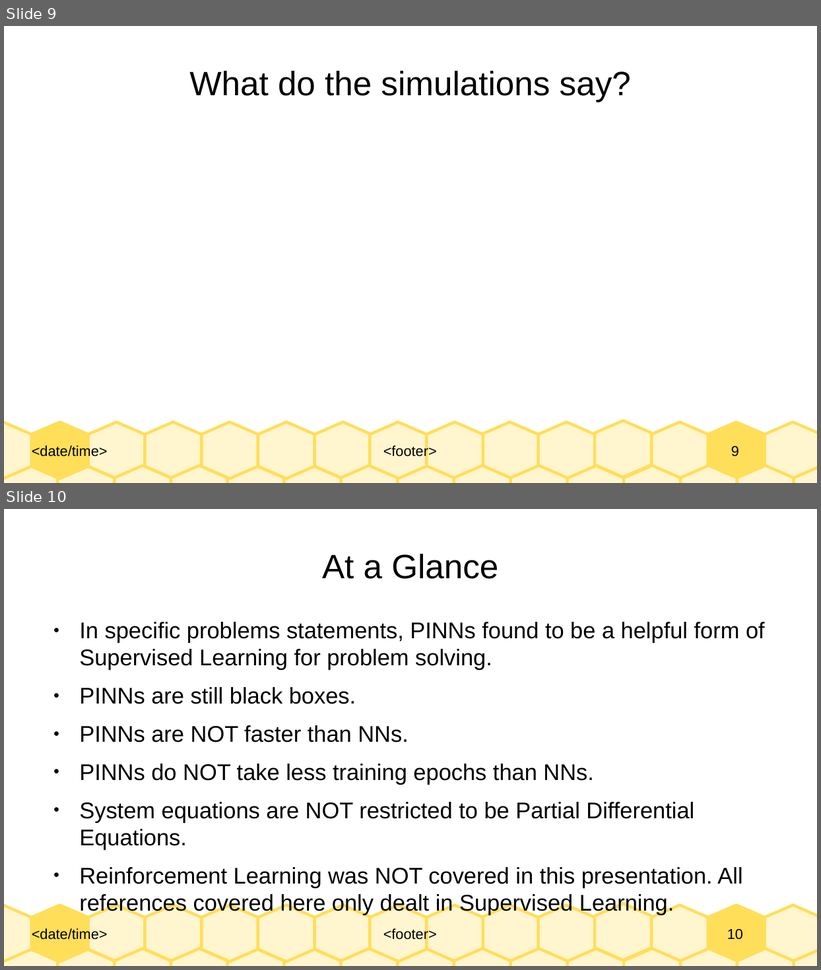
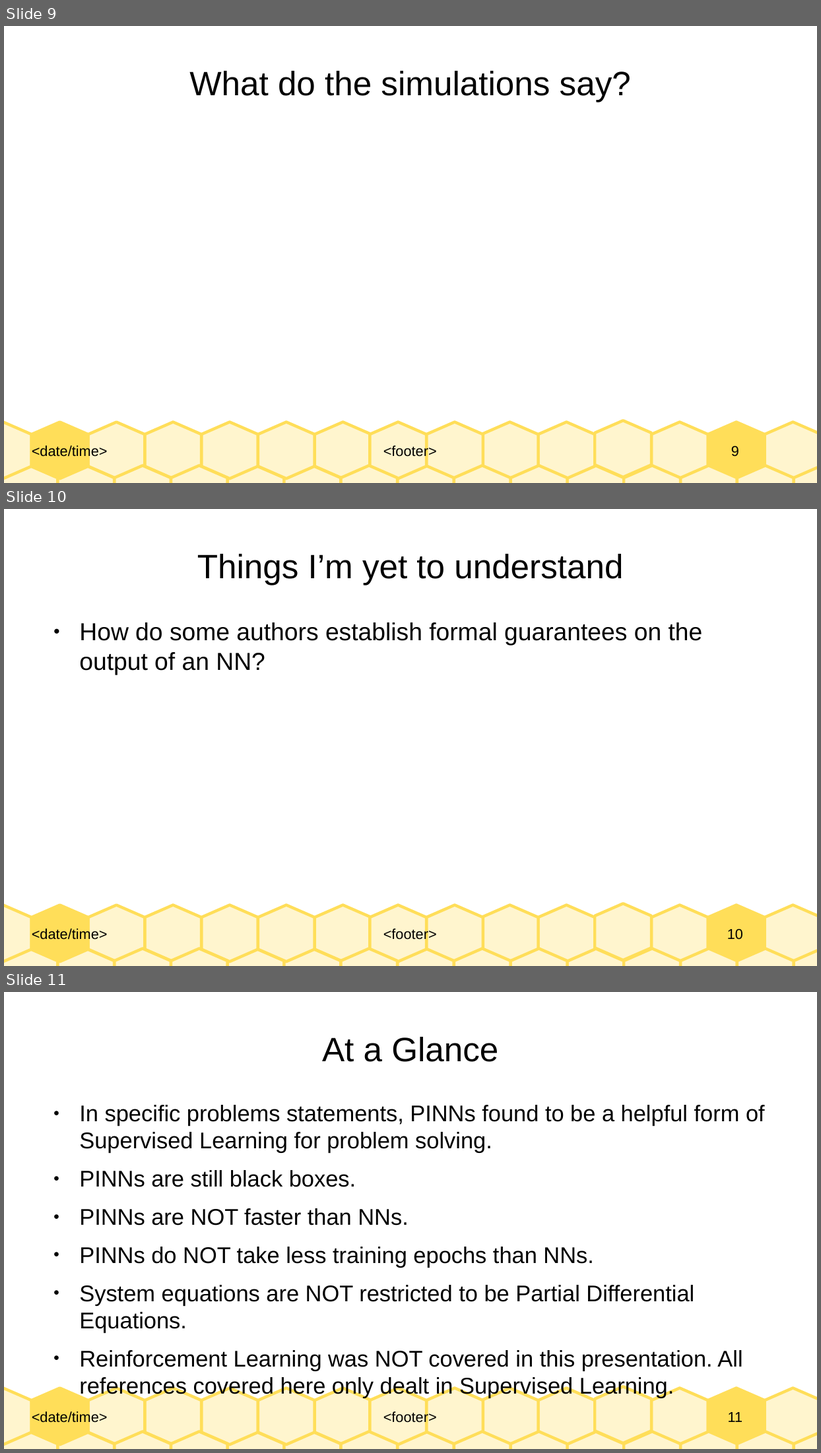
Before and after one commit to Realife-Brahmin/OriginalDocsHub, a slide deck: research_showcase/physicsInformedNeuralNetworks_aryan_ritwajeet_jha.odp. Shown one above the other, each under a label of ours: slides 9 and 10 before the commit, slides 9, 10 and 11 after it. The pictures are 821x970 and 821x1453 pixels, drawn with LibreOffice and Linux fonts; fonts in the diff are those of the drawing. Boxes give left, top, right and bottom in pixels: in the first picture for what was removed or moved away, otherwise in the second. Text is boxed around its words. In the diff, an @@ line names an element or a change of style, - is before the commit and + after.

```diff
--- a/research_showcase/physicsInformedNeuralNetworks_aryan_ritwajeet_jha.odp
+++ b/research_showcase/physicsInformedNeuralNetworks_aryan_ritwajeet_jha.odp
@@ slide 10 added at box(4, 509, 817, 966), background #FFFFFF; not listed: 33 template elements that a slide beside it also shows @@
@@ title added at box(197, 554, 623, 586), 33 pt, text #000000 @@
+Things I’m yet to understand
@@ text added at box(79, 623, 703, 675), 24 pt, text #000000 @@
+● How do some authors establish formal guarantees on the output of an NN?
@@ what was slide 10 is now slide 11 @@
@@ page number at box(728, 1412, 743, 1422): text changed @@
-10
+11
```
Also in this commit, not shown: 1 other file.
